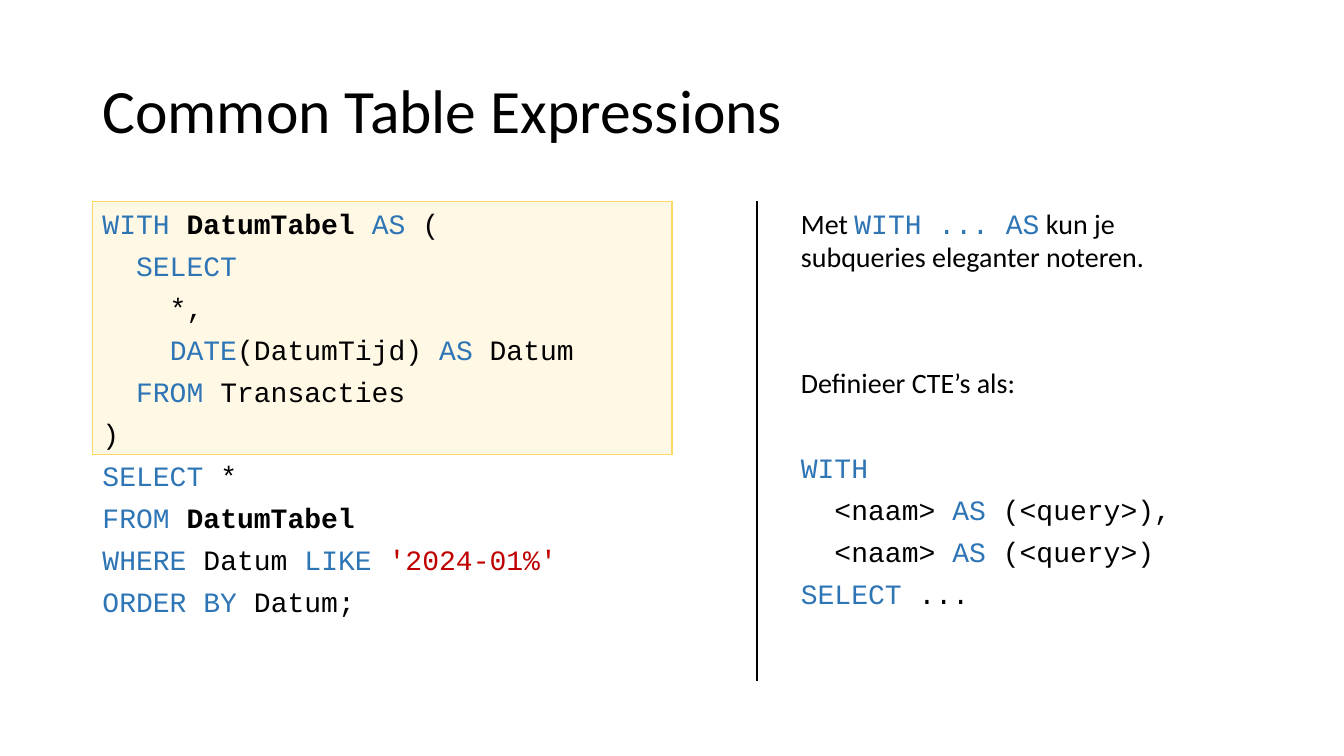
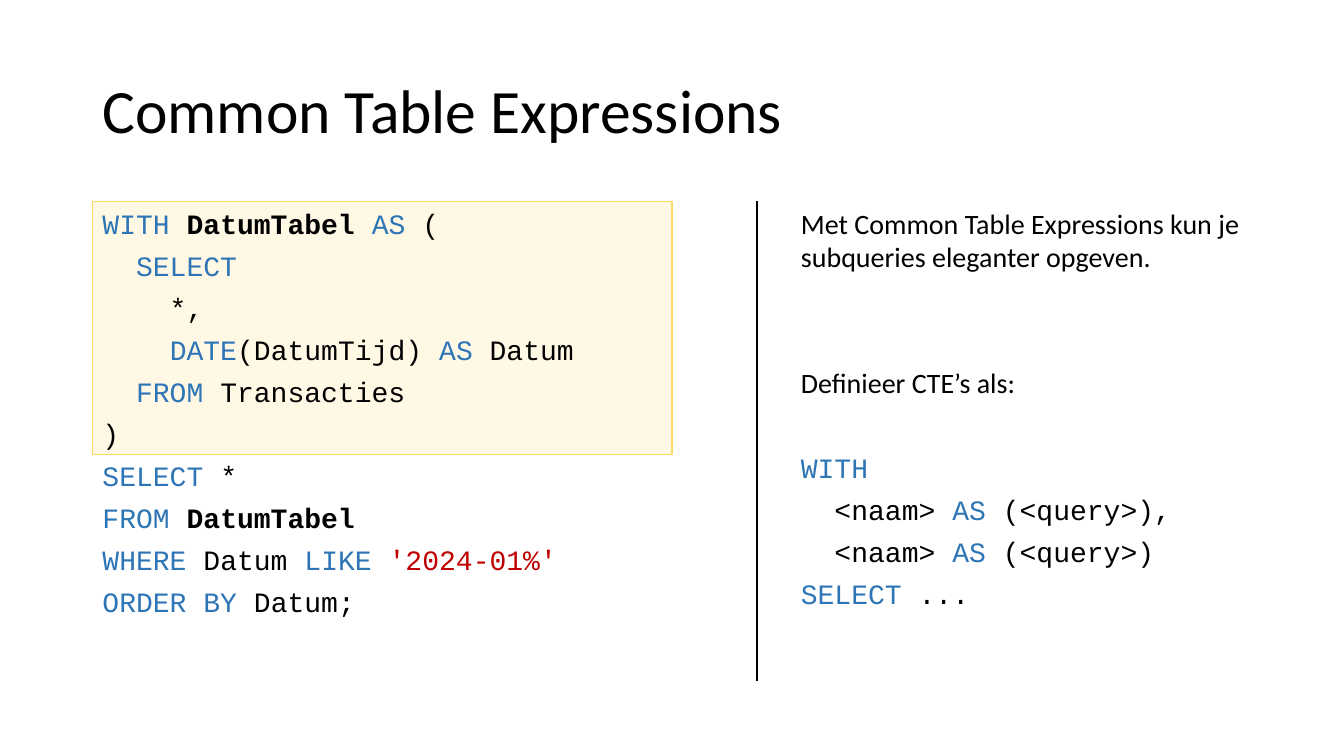
Before and after one commit to LFKoning/knowledge-sharing, a slide deck: slide 25 of sql_course_2p/1_basics/1_basics.pptx. Drawn at 1344x756 pixels with LibreOffice and Linux fonts; fonts in the diff are those of the drawing. Boxes give left, top, right and bottom in pixels: in the first picture for what was removed or moved away, otherwise in the second. Text is boxed around its words. In the diff, an @@ line names an element or a change of style, - is before the commit and + after.

```diff
--- a/sql_course_2p/1_basics/1_basics.pptx
+++ b/sql_course_2p/1_basics/1_basics.pptx
@@ text at (x1=801, y1=214, x2=1239, y2=272): text changed @@
-Met WITH ... AS kun je subqueries eleganter noteren.
+Met Common Table Expressions kun je subqueries eleganter opgeven.
```
Also in this commit, not shown: 19 other slides changed, 1 slide added, 9 other files.
